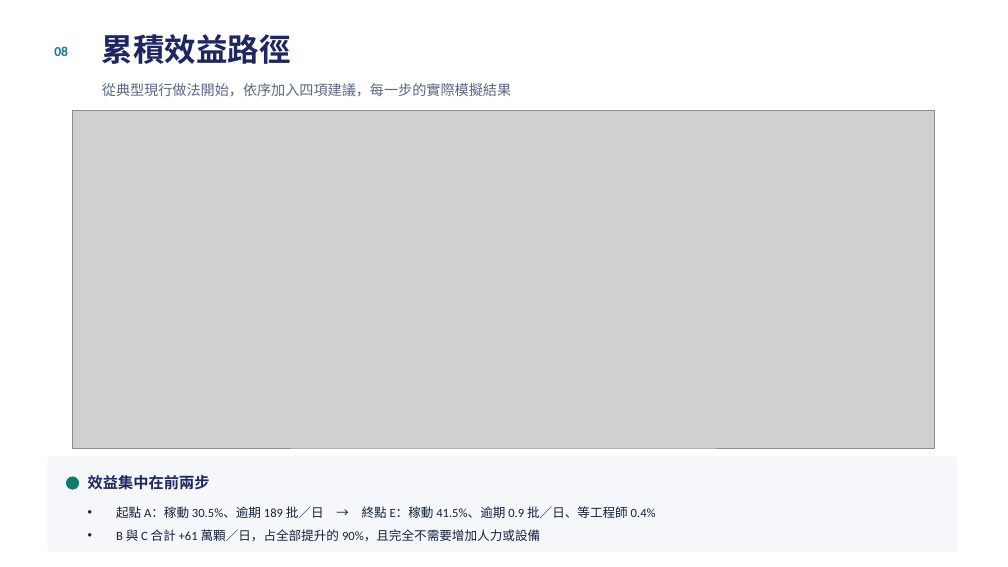
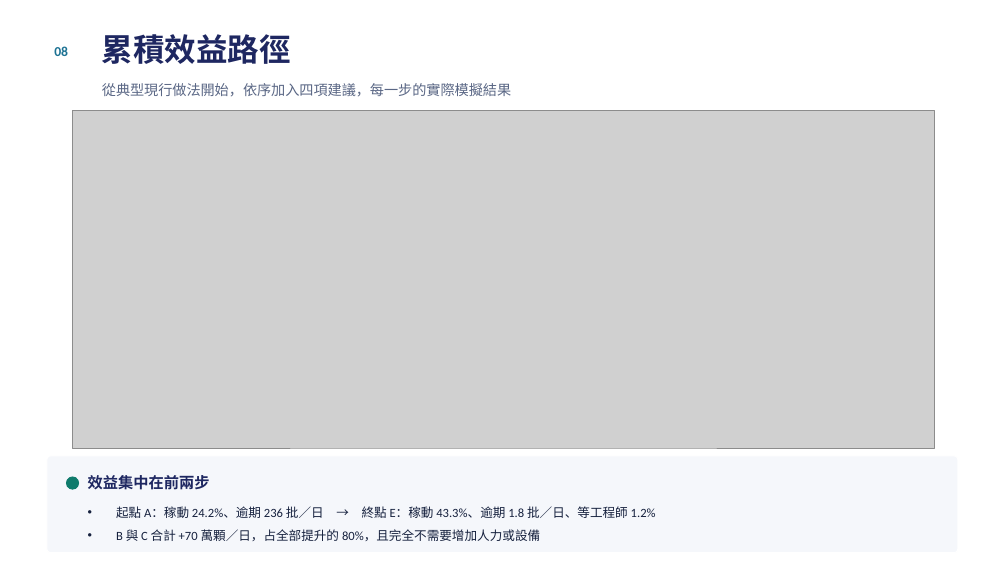
Before and after one commit to cnshow2025/my-factory, a slide deck: slide 9 of docs/測試排程分析報告.pptx. Drawn at 1008x567 pixels with LibreOffice and Linux fonts; fonts in the diff are those of the drawing; grey boxes stand for pictures. Boxes give left, top, right and bottom in pixels: in the first picture for what was removed or moved away, otherwise in the second. Text is boxed around its words. In the diff, an @@ line names an element or a change of style, - is before the commit and + after.

```diff
--- a/docs/測試排程分析報告.pptx
+++ b/docs/測試排程分析報告.pptx
@@ text at (116,506,656,541): text changed @@
-• 起點 A：稼動 30.5%、逾期 189 批／日 → 終點 E：稼動 41.5%、逾期 0.9 批／日、等工程師 0.4%
-• B 與 C 合計 +61 萬顆／日，占全部提升的 90%，且完全不需要增加人力或設備
+• 起點 A：稼動 24.2%、逾期 236 批／日 → 終點 E：稼動 43.3%、逾期 1.8 批／日、等工程師 1.2%
+• B 與 C 合計 +70 萬顆／日，占全部提升的 80%，且完全不需要增加人力或設備
```
Also in this commit, not shown: 10 other slides changed, 17 other files.
